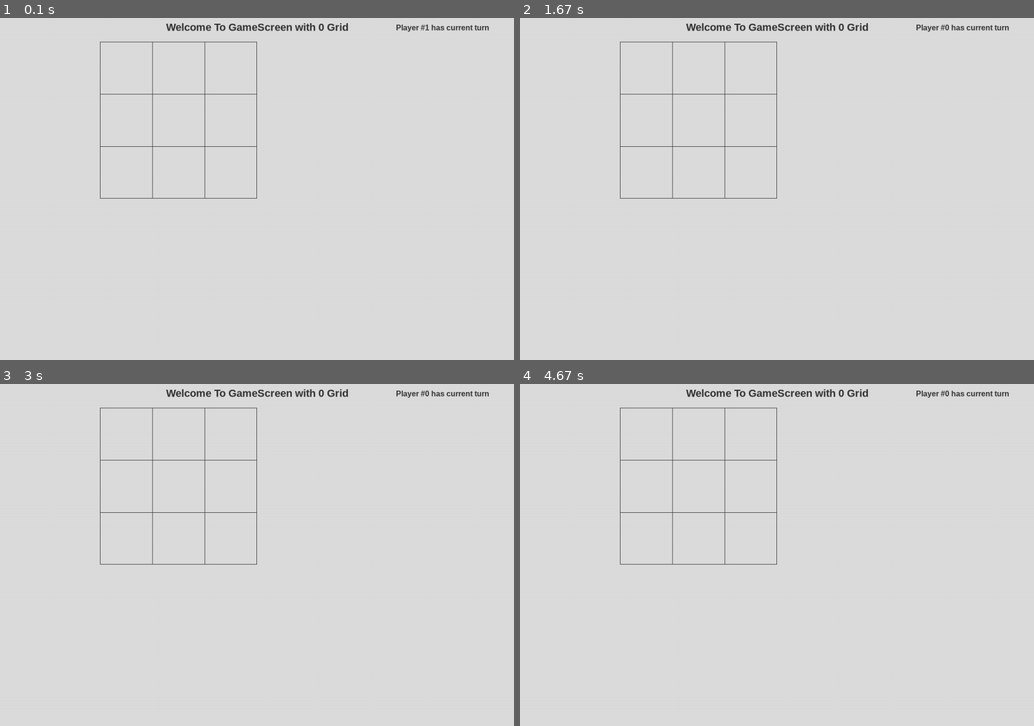
Above: before the commit, frames 1-4 (two rows, left to right).
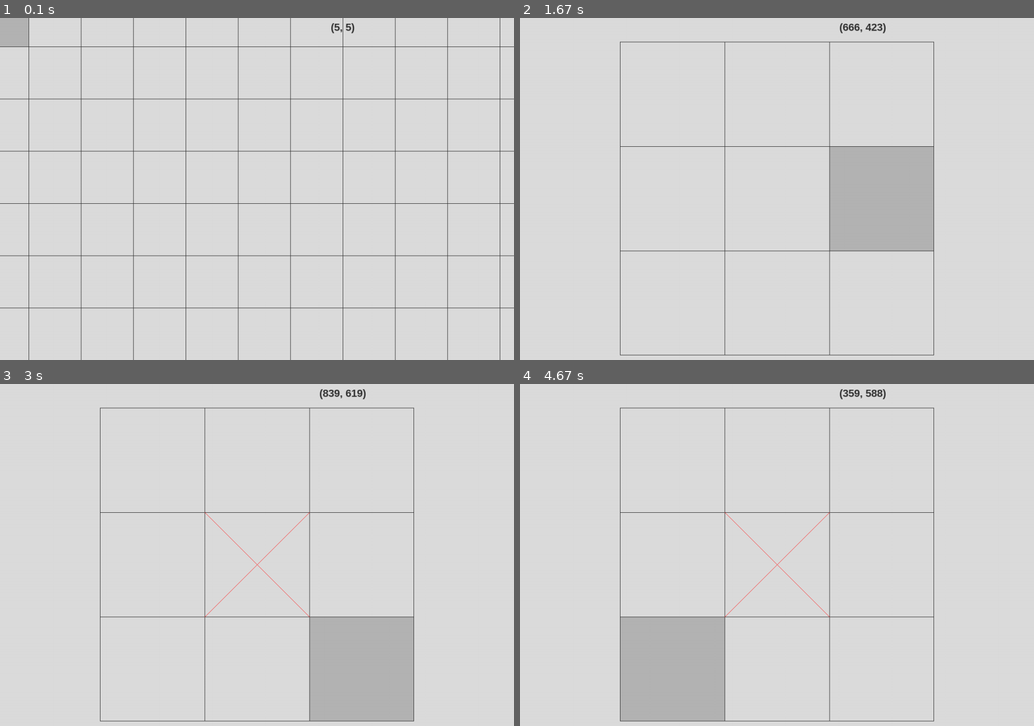
Above: after the commit, the same moments.

Repository: CoDen256/TicTacToe
Game: pygame game, started from app/TicTacToe.py
Same seed, same stepped clock (60 frames per second), same inputs: the game is played once before the commit and once after it.
Inputs (mouse positions are in pixels of both pictures, inside the frame that each line leads up to):
- Up to frame 1 (0.1 s): no input
- Up to frame 2 (1.67 s): press the mouse at (653, 192) at 0.37 s; move the mouse to (741, 230) at 0.47 s; release the mouse at (828, 264) at 0.6 s; press the mouse at (653, 192) at 0.7 s; move the mouse to (746, 206) at 0.8 s; release the mouse at (838, 219) at 0.93 s; tap Space at 1 s; tap 0 at 1.33 s
- Up to frame 3 (3 s): press the mouse at (257, 565) at 1.7 s; move the mouse to (236, 619) at 1.8 s; release the mouse at (210, 674) at 1.93 s; press the mouse at (257, 565) at 2.03 s; move the mouse to (313, 527) at 2.13 s; release the mouse at (364, 493) at 2.27 s; press the mouse at (257, 565) at 2.37 s; move the mouse to (195, 568) at 2.47 s; release the mouse at (128, 568) at 2.6 s; press the mouse at (257, 565) at 2.7 s; move the mouse to (328, 619) at 2.8 s; release the mouse at (400, 678) at 2.93 s
- Up to frame 4 (4.67 s): press the mouse at (777, 565) at 3.03 s; move the mouse to (720, 527) at 3.13 s; release the mouse at (663, 493) at 3.27 s; press the mouse at (777, 565) at 3.37 s; move the mouse to (802, 510) at 3.47 s; release the mouse at (823, 459) at 3.6 s; press the mouse at (777, 565) at 3.7 s; move the mouse to (710, 575) at 3.8 s; release the mouse at (643, 589) at 3.93 s; press the mouse at (777, 565) at 4.03 s; move the mouse to (725, 585) at 4.13 s; release the mouse at (674, 606) at 4.27 s; press the mouse at (777, 565) at 4.37 s; move the mouse to (735, 613) at 4.47 s; release the mouse at (689, 664) at 4.6 s

The runs differ from the first frame. In frame 1, 5.1% of the frame differs, in the area x 0-100%, y 0-100%; in frame 2, 8.1%; in frame 3, 8.2%; in frame 4, 8.2%, in the area x 19-96%, y 1-99%.

Commit message:
Expandable grid can be dragged , small fixes and refactoring

Diff:
--- a/app/TicTacToe.py
+++ b/app/TicTacToe.py
@@ -37,5 +37,5 @@
         quit_game()
 
 game = TicTacToe(1080, 720)
-game.type = 0
+game.type = 1
 game.run("Game")
--- a/app/grids/ExpandableGrid.py
+++ b/app/grids/ExpandableGrid.py
@@ -4,20 +4,51 @@
 
 class ExpandableGrid(Grid):
     def __init__(self, parent, position, cell_size, columns=25, rows=25):
-        super().__init__(parent, columns, rows, cell_size, position, scale=1)
+        super().__init__(parent, columns, rows, cell_size, position, scale=0.5)
         self.scores = [0, 0]
+        self.position = self.x, self.y = self.parent.x - self.x, self.parent.y - self.y
 
-    def updateInput(self):
-        pass
+        self.last_pressed = None
+        self.delta = None
+
+        self.first = None
+        self.full_delta = None
 
     def updateScore(self):
         pass
 
-    def convert(self, position):
-        pass
+    def updateInput(self, event):
+        if event.type == pygame.MOUSEBUTTONDOWN:
+            if not self.dragged:
+                self.dragged = True
+                self.last_pressed = self.first = pygame.mouse.get_pos()
 
-    def add(self, value, position):
-        pass
+        if event.type == pygame.MOUSEBUTTONUP:
+            self.dragged = False
+
+            self.full_delta = self.first[0] - pygame.mouse.get_pos()[0], self.first[1] - pygame.mouse.get_pos()[1]
+
+            self.delta = None
+            self.last_pressed = None
+
+
+
+    def update(self):
+        if self.dragged:
+            self.delta = pygame.mouse.get_pos()[0] - self.last_pressed[0], pygame.mouse.get_pos()[1] - self.last_pressed[1]
+            self.last_pressed = pygame.mouse.get_pos()
+
+            self.x = self.x + self.delta[0]
+            self.y = self.y + self.delta[1]
+
+
 
     def render(self):
-        pass
+        self.parent.blit(self.surface, (self.x, self.y))
+
+        self.renderGrid()
+        self.renderCells()
+
+    #@property
+    #def is_just_pressed(self):
+    #    return not self.dragged or (self.dragged and )
--- a/app/grids/Grid.py
+++ b/app/grids/Grid.py
@@ -6,7 +6,9 @@
 class Grid():
     __metaclass__ = ABCMeta
 
-    def __init__(self, parent, columns, rows, cell_size, position, scale):
+    def __init__(self, parent, columns, rows, cell_size,
+                 position, scale, color=(50, 50, 50)):
+
         self.cells = [[0 for i in range(columns)] for j in range(rows)]
         self.initial_size = cell_size
         self.scale = scale
@@ -21,7 +23,8 @@
         self.surface.fill((0, 0, 0))
         self.surface.set_colorkey((0, 0, 0))
 
-        self.grid_color = (50, 50, 50)
+        self.grid_color = color
+        self.dragged = False
 
     @abstractmethod
     def updateInput(self):
@@ -31,6 +34,16 @@
     @abstractmethod
     def updateScore(self):
         """ Updates score of each player """
+        pass
+
+    @abstractmethod
+    def update(self):
+        """ Updates the state of grid """
+        pass
+
+    @abstractmethod
+    def render(self):
+        """ Renders grid surface, grid lines, cells """
         pass
 
     def convert(self, position):
@@ -51,15 +64,6 @@
             return True
         else:
             return False
-
-    def render(self):
-        """ Renders grid surface, grid lines, cells """
-
-        # Parent surface blits grid surface
-        self.parent.blit(self.surface, (self.x, self.y))
-
-        self.renderGrid()
-        self.renderCells()
 
     def renderGrid(self):
         """ Render lines and box of the grid """
--- a/app/grids/StaticGrid.py
+++ b/app/grids/StaticGrid.py
@@ -5,12 +5,23 @@
 
 class StaticGrid(Grid):
     def __init__(self, parent, position, cell_size, columns=3, rows=3):
-        super().__init__(parent, columns, rows, cell_size, position, scale=0.5)
+        super().__init__(parent, columns, rows, cell_size, position, scale=1)
         self.scores = [0, 0]
+
+    def render(self):
+        # Parent surface blits grid surface at the position
+        self.parent.blit(self.surface, (self.x, self.y))
+
+        self.renderGrid()
+        self.renderCells()
 
     def updateScore(self):
         pass
 
-    def updateInput(self):
+    def updateInput(self, event):
         """ No update is needed: grid is not resizable """
         pass
+
+    def update(self):
+        """ Nothing to update """
+        pass
--- a/app/hud/Mouse.py
+++ /dev/null
@@ -1,7 +0,0 @@
-import pygame
-
-
-class Mouse():
-
-    def is_pressed():
-        return pygame.mouse.get_pressed()[0]
--- a/app/players/Human.py
+++ b/app/players/Human.py
@@ -1,6 +1,5 @@
 from players.Player import Player
 import pygame
-from hud.Mouse import Mouse
 
 
 class Human(Player):
@@ -28,10 +27,11 @@
     def handleInput(self):
         # Handle the input user provides and returns the position
         # If not input provided returns None
-        if Mouse.is_pressed() and not self.pressed:
+        #print(self.grid.full_delta)
+        if pygame.mouse.get_pressed()[0] and not self.pressed:
             self.pressed = True
             return pygame.mouse.get_pos()
-        if not Mouse.is_pressed():
+        if not pygame.mouse.get_pressed()[0]:
             self.pressed = False
 
         return None
--- a/app/screens/GameScreen.py
+++ b/app/screens/GameScreen.py
@@ -7,8 +7,7 @@
 from grids.StaticGrid import StaticGrid
 from players.Human import Human
 from players.Computer import Computer
-from hud.ui import HUD
-from hud.Mouse import Mouse
+from screens.surfaces.GameSurface import GameSurface
 
 
 class GameScreen:
@@ -20,7 +19,8 @@
 
     def create(self):
 
-        self.surface = pygame.Surface(self.game.size)
+        self.surface = GameSurface((0, 0), self.game.size)
+
         log("GameScreen size", self.surface.get_size())
 
         self.grid = [StaticGrid(self.surface, (210, 50), cell_size=220),
@@ -33,8 +33,8 @@
         self.update_current()
 
     def handleInput(self):
-        self.grid.updateInput()
         for e in pygame.event.get():
+            self.grid.updateInput(e)
             if e.type == pygame.QUIT:
                 self.game.quit()
 
@@ -47,6 +47,7 @@
 
     def update(self):
         self.update_current()
+        self.grid.update()
 
         if not self.current.onTurn():
             pass
@@ -55,13 +56,14 @@
             self.currentPLayerNum = 1 - self.currentPLayerNum
 
     def render(self):
-        self.game.window.blit(self.surface, (0, 0))
+        self.surface.render(self.game.window)
         self.surface.fill((220, 220, 220))
 
         self.grid.highlight(pygame.mouse.get_pos())
         self.grid.render()
 
-        self.renderMessages()
+        toast(self.surface, str(pygame.mouse.get_pos()), 20, (50, 50, 50), self.game.w * 2/3, 20)
+        #self.renderMessages()
 
         pygame.display.flip()
 
--- /dev/null
+++ b/app/screens/surfaces/GameSurface.py
@@ -0,0 +1,10 @@
+import pygame
+
+
+class GameSurface(pygame.Surface):
+    def __init__(self, position, size):
+        super().__init__(size)
+        self.position = self.x, self.y = position
+
+    def render(self, parent):
+        parent.blit(self, self.position)
Renamed: app/hud/ui.py -> app/screens/surfaces/HUDSurface.py
